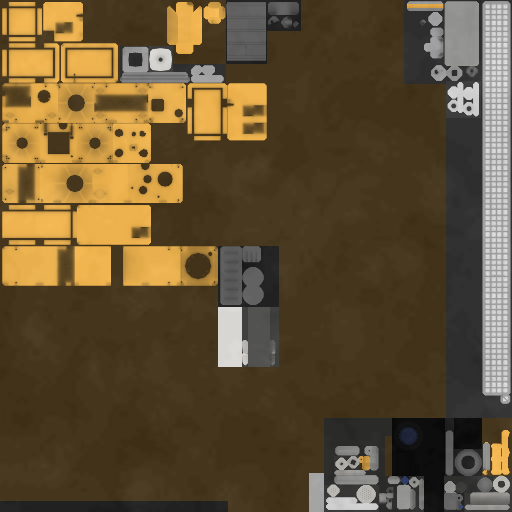
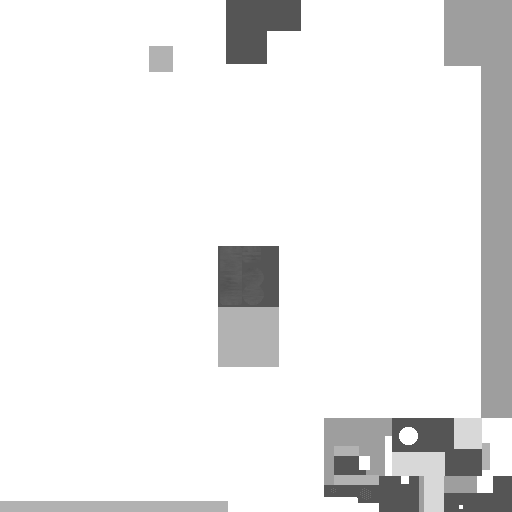
Layer changes from the first (512, 512) image to the second:
showed "___MET", painted on it over left=0, top=0, right=512, bottom=512
hid group "COLOR" (4 layers) over left=0, top=0, right=512, bottom=512
painted on "Layer #1" over left=392, top=418, right=445, bottom=452
